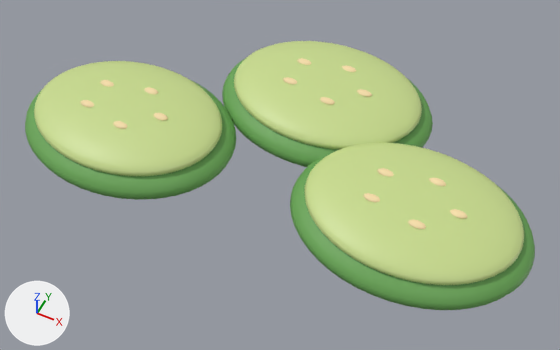
The glTF model models/item_pickles.glb, before and after one commit.
One viewpoint serves both versions: a camera (50 mm lens) standing at (0.386, -0.781, 0.883) and looking at (0.018, -0.044, -0.038). Lighting does not change. The marker at lower left points along +X, +Y and +Z. The older version comes first. Where no turn or scale is listed for an object, it has been applied to the vertices.

Objects in the first picture: '波形ピクルスの皮', '波形ピクルスの皮.001', '波形ピクルスの皮.002', '白い種', '白い種.001', '白い種.002', '白い種.003', '白い種.004', '白い種.005', '白い種.006', '白い種.007', '白い種.008', '白い種.009', '白い種.010', '白い種.011', '白い種.012', '白い種.013', '白い種.014', '透けるピクルスの断面', '透けるピクルスの断面.001', '透けるピクルスの断面.002'.
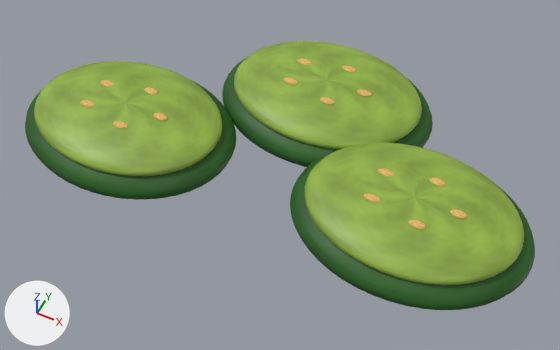
What differs and where, as boxes (x1, y1, x2, y2) in the pictures (560 x 350 px):
'透けるピクルスの断面.002', surface changed (darker): (305, 143, 524, 285) in both
'透けるピクルスの断面', surface changed (darker): (34, 61, 222, 176) in both
'透けるピクルスの断面.001', surface changed (darker): (234, 41, 422, 150) in both
'波形ピクルスの皮.002', surface changed (darker): (290, 158, 535, 310) in both
'波形ピクルスの皮', surface changed (darker): (25, 79, 236, 200) in both
'波形ピクルスの皮.001', surface changed: (222, 57, 433, 167) in both
'白い種.010', surface changed: (450, 209, 468, 219) in both
'白い種.014', surface changed: (408, 219, 426, 229) in both
'白い種.013', surface changed: (363, 193, 380, 203) in both
'白い種.012', surface changed: (377, 168, 394, 177) in both
'白い種.011', surface changed: (429, 178, 446, 186) in both
'白い種.004', surface changed: (113, 121, 128, 129) in both
'白い種', surface changed: (154, 113, 168, 121) in both
'白い種.005', surface changed: (357, 89, 372, 97) in both
'白い種.009', surface changed: (320, 97, 335, 105) in both
'白い種.003', surface changed: (80, 100, 94, 108) in both
'白い種.001', surface changed: (144, 87, 158, 95) in both
'白い種.002', surface changed: (100, 80, 114, 87) in both
'白い種.008', surface changed: (283, 77, 297, 84) in both
'白い種.006', surface changed: (342, 65, 356, 72) in both
'白い種.007', surface changed: (297, 58, 311, 65) in both

Diff of the bpy script that builds the scene:
```diff
--- a/models/item_pickles.glb.py
+++ b/models/item_pickles.glb.py
@@ img_material_11 @@
+img_material_11 = load_image('material_11', '_unpacked/material_11', 64, 64, 'sRGB')
@@ img_material_06 @@
+img_material_06 = load_image('material_06', '_unpacked/material_06', 64, 64, 'sRGB')
@@ img_material_05 @@
+img_material_05 = load_image('material_05', '_unpacked/material_05', 64, 64, 'sRGB')
@@ mat_ピクルスの皮 @@
 mat_ピクルスの皮 = principled_material('ピクルスの皮')
-mat_ピクルスの皮.base_color = (0.14, 0.38, 0.09)  # green #69a655
+mat_ピクルスの皮.texture = img_material_05
 mat_ピクルスの皮.roughness = 0.55
@@ mat_ピクルスの果肉 @@
 mat_ピクルスの果肉 = principled_material('ピクルスの果肉')
-mat_ピクルスの果肉.base_color = (0.58, 0.71, 0.27)  # green #c8db8e
+mat_ピクルスの果肉.texture = img_material_06
 mat_ピクルスの果肉.roughness = 0.47
@@ mat_クッキー生地 @@
 mat_クッキー生地 = principled_material('クッキー生地')
-mat_クッキー生地.base_color = (0.94, 0.75, 0.41)  # beige #f8e1ac
+mat_クッキー生地.texture = img_material_11
 mat_クッキー生地.roughness = 0.55
```
